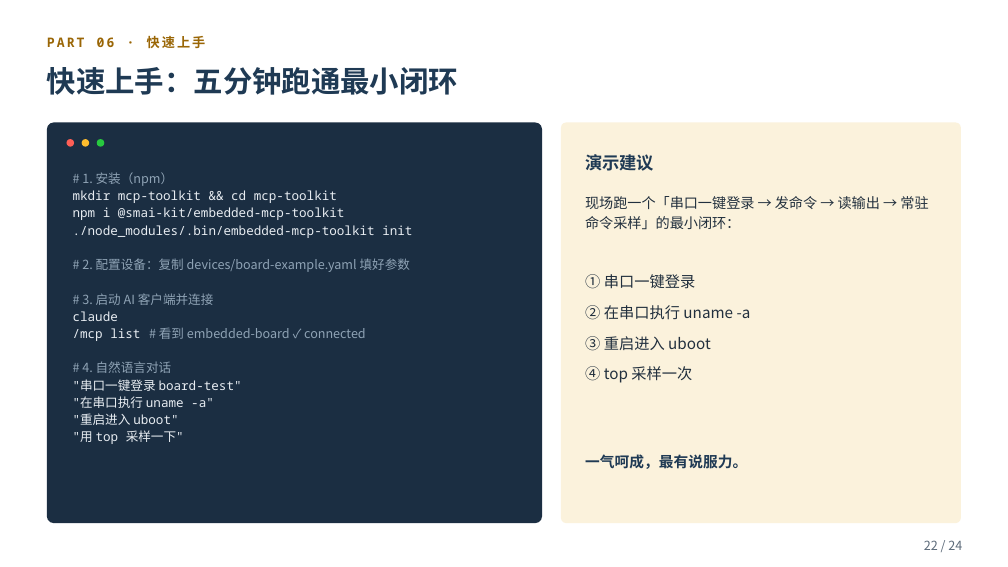
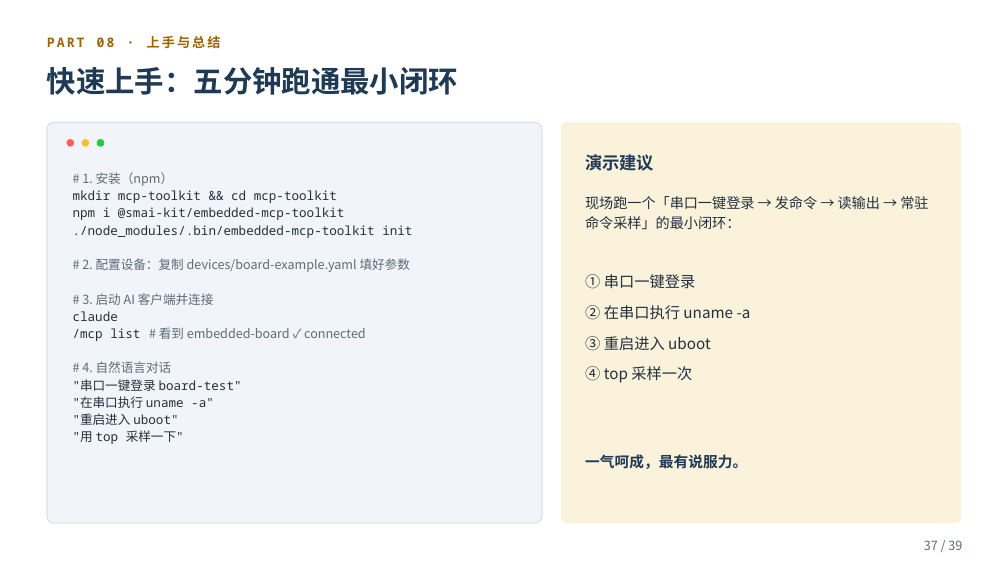
Before and after one commit to smk-h/embedded-mcp-toolkit, a slide deck: slide 37 of ppt/embedded-mcp-toolkit-项目介绍.pptx (slide 22 before the commit). Drawn at 1008x567 pixels with LibreOffice and Linux fonts; fonts in the diff are those of the drawing. Boxes give left, top, right and bottom in pixels: in the first picture for what was removed or moved away, otherwise in the second. Text is boxed around its words. In the diff, an @@ line names an element or a change of style, - is before the commit and + after.

```diff
--- a/ppt/embedded-mcp-toolkit-项目介绍.pptx
+++ b/ppt/embedded-mcp-toolkit-项目介绍.pptx
@@ text at bbox=[47, 36, 220, 48]: text changed @@
-PART 06 · 快速上手
+PART 08 · 上手与总结
@@ rounded rectangle at bbox=[47, 123, 542, 523]: fill #1B2E42 to #F1F4F8; outline none to #D8E0E8 1 pt @@
@@ text "# 1. 安装（npm）" at bbox=[73, 172, 412, 444]: text colour #8FA3B5 to #5D6B7A in "# 1. 安装（npm）", "# 2. 配置设备：复制 devices/board-example.yaml 填好参数", "# 3. 启动 AI 客户端并连接", "# 看到 embedded-board ✓ connected" and 1 more places; text colour #E8EDF2 to #22303E in "mkdir mcp-toolkit && cd mcp-toolkit", "npm i @smai-kit/embedded-mcp-toolkit", "./node_modules/.bin/embedded-mcp-toolkit init", "claude" and 5 more places @@
@@ text at bbox=[924, 540, 962, 550]: text changed @@
-22 / 24
+37 / 39
```
Also in this commit, not shown: 16 other slides changed, 22 slides added, 7 slides removed, 2 other files.
